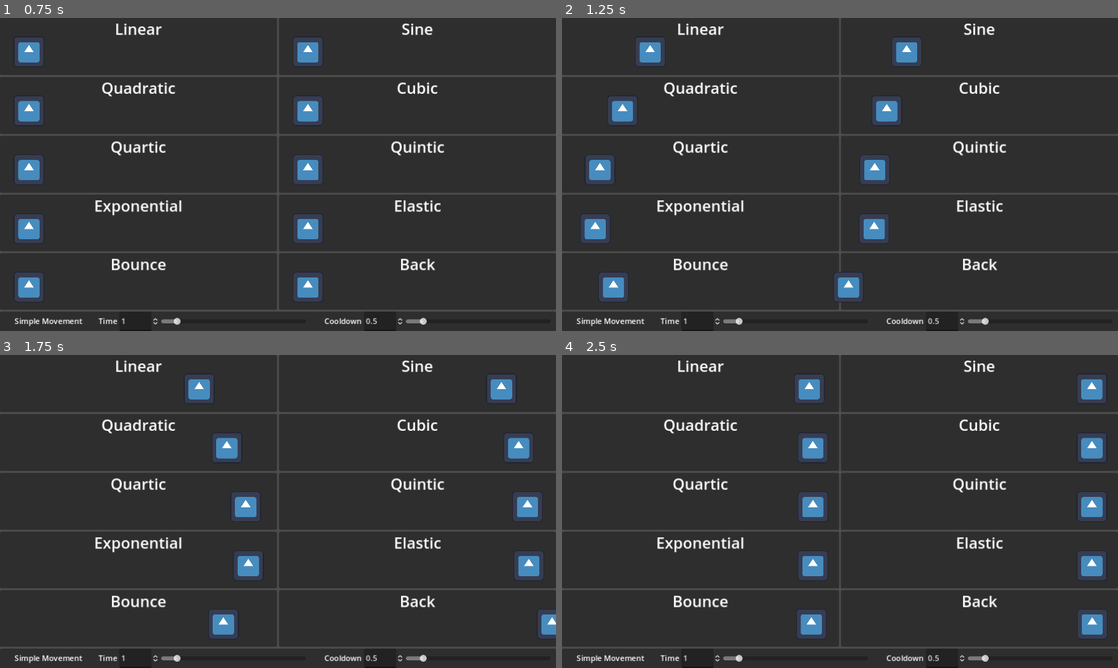
Above: before the commit, frames 1-4 (two rows, left to right).
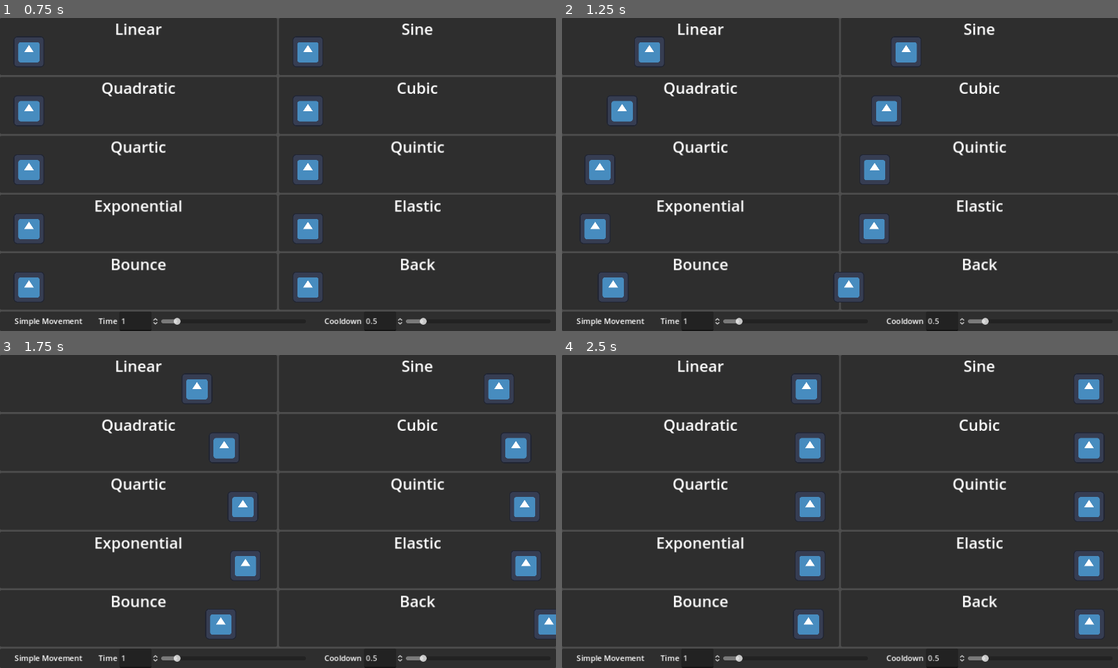
Above: after the commit, the same moments.

Repository: popcar2/Godot_Tween_Comparisons
Game: Godot game, scene res://Scenes/1_Movement.tscn
The game is run twice, just before and just after one commit, with the same random seed, the same clock (stepped at 60 frames per second) and the same inputs. The engine's default icon, where the game draws it, is replaced by a stand-in: a white triangle on a blue panel in a dark square.
Inputs:
- Up to frame 1 (0.75 s): tap Enter at 0.5 s
- Up to frame 2 (1.25 s): no input
- Up to frame 3 (1.75 s): no input
- Up to frame 4 (2.5 s): no input

Frame 1 is identical in both runs. In frame 2, 0.2% of the frame differs, in the area x 4-65%, y 6-90%; in frame 3, 1.7%; in frame 4, 1.9%, in the area x 41-98%, y 6-91%.

Commit message:
Minor fix: Make end_x symmetrical to start position

Diff:
--- a/Scripts/SceneController1.gd
+++ b/Scripts/SceneController1.gd
@@ -1,7 +1,7 @@
 extends Control
 
 const START_X: int = 60
-const END_X: int = 520
+const END_X: int = 514
 
 @onready var linear_sprite: Sprite2D = %"Linear Sprite"
 @onready var sine_sprite: Sprite2D = %"Sine Sprite"
